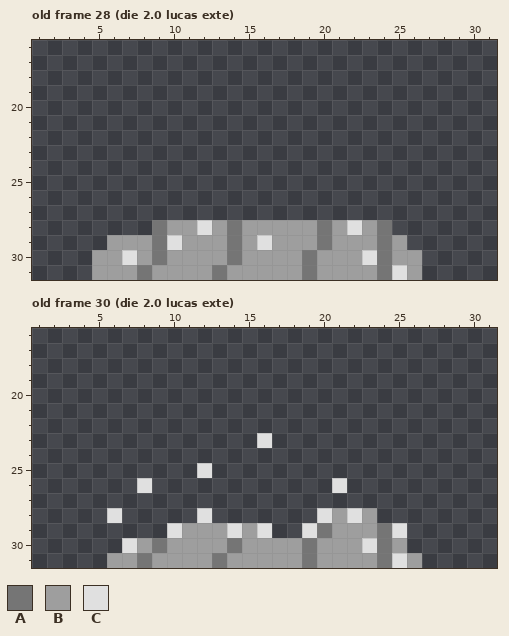
A pixel-art file gets an edit: dots/Aseprite drawings/Enemy01.aseprite. Above: the version before the commit.
32x32 pixels, 32 frames. Shown: old frame 28 (die 2.0 lucas exte): x 1..31, y 16..31; old frame 30 (die 2.0 lucas exte): x 1..31, y 16..31. The commit also changed other frames, which this record leaves out.
Palette (. is transparent): A #757575  B #9e9e9e  C #e0e0e0
Pixels before, old frame 28 (die 2.0 lucas exte), first column x 5:
28 ....ABBCBABBBBBABCBA..
29 .BBBACBBBABCBBBABBBAB.
30 BBCBABBBBABBBBABBBCABB
31 BBBABBBBABBBBBABBBBACB
Pixels before, old frame 30 (die 2.0 lucas exte), first column x 6:
23 ..........C..........
24 .....................
25 ......C..............
26 ..C............C.....
27 .....................
28 C.....C.......CBCB...
29 ....CBBBCBC..CABBBAC.
30 .CBABBBBABBBBABBBCAB.
31 BBABBBBABBBBBABBBBACB
Once edited:
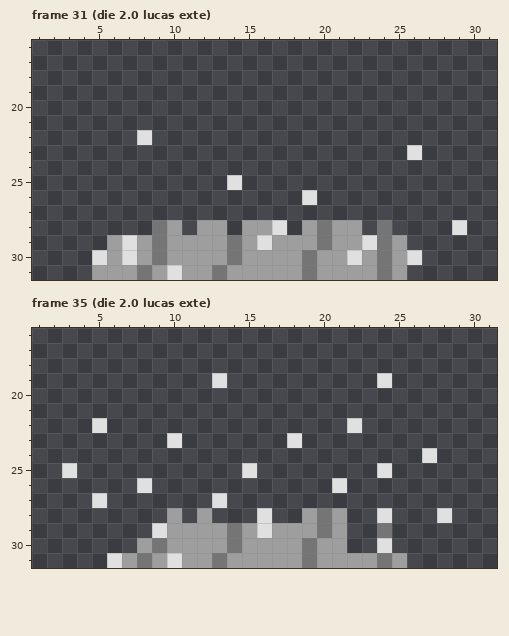
A new or re-ordered frame is compared with the old frame closest to it.
Log entry: Updated the death animation Made it 100x better
The edit:
{"change": "frames 32 -> 48"}
{"change": "frames re-ordered"}
{"where": "frame 31 (die 2.0 lucas exte) against old frame 28 (die 2.0 lucas exte)"}
{"frame":31,"y":22,"x":8,"old":".","new":"C"}
{"frame":31,"y":23,"x":26,"old":".","new":"C"}
{"frame":31,"y":25,"x":14,"old":".","new":"C"}
{"frame":31,"y":26,"x":19,"old":".","new":"C"}
{"frame":31,"y":28,"x":11,"old":"BC","new":".B"}
{"frame":31,"y":28,"x":14,"old":"A","new":"."}
{"frame":31,"y":28,"x":17,"old":"BB","new":"C."}
{"frame":31,"y":28,"x":22,"old":"CB","new":"B."}
{"frame":31,"y":28,"x":29,"old":".","new":"C"}
{"frame":31,"y":29,"x":7,"old":"B","new":"C"}
{"frame":31,"y":29,"x":10,"old":"C","new":"B"}
{"frame":31,"y":29,"x":23,"old":"B","new":"C"}
{"frame":31,"y":30,"x":5,"old":"B","new":"C"}
{"frame":31,"y":30,"x":22,"old":"BC","new":"CB"}
{"frame":31,"y":30,"x":26,"old":"B","new":"C"}
{"frame":31,"y":31,"x":10,"old":"B","new":"C"}
{"frame":31,"y":31,"x":25,"old":"CB","new":"B."}
{"where": "frame 35 (die 2.0 lucas exte) is new; against old frame 30 (die 2.0 lucas exte)"}
{"frame":35,"y":19,"x":13,"old":".","new":"C"}
{"frame":35,"y":19,"x":24,"old":".","new":"C"}
{"frame":35,"y":22,"x":5,"old":".","new":"C"}
{"frame":35,"y":22,"x":22,"old":".","new":"C"}
{"frame":35,"y":23,"x":10,"old":".","new":"C"}
{"frame":35,"y":23,"x":16,"old":"C","new":"."}
{"frame":35,"y":23,"x":18,"old":".","new":"C"}
{"frame":35,"y":24,"x":27,"old":".","new":"C"}
{"frame":35,"y":25,"x":3,"old":".","new":"C"}
{"frame":35,"y":25,"x":12,"old":"C","new":"."}
{"frame":35,"y":25,"x":15,"old":".","new":"C"}
{"frame":35,"y":25,"x":24,"old":".","new":"C"}
{"frame":35,"y":27,"x":5,"old":".","new":"C"}
{"frame":35,"y":27,"x":13,"old":".","new":"C"}
{"frame":35,"y":28,"x":6,"old":"C","new":"."}
{"frame":35,"y":28,"x":10,"old":".","new":"B"}
{"frame":35,"y":28,"x":12,"old":"C","new":"B"}
{"frame":35,"y":28,"x":16,"old":".","new":"C"}
{"frame":35,"y":28,"x":19,"old":".C","new":"BA"}
{"frame":35,"y":28,"x":22,"old":"CB.","new":"..C"}
{"frame":35,"y":28,"x":28,"old":".","new":"C"}
{"frame":35,"y":29,"x":9,"old":".C","new":"CB"}
{"frame":35,"y":29,"x":14,"old":"C","new":"A"}
{"frame":35,"y":29,"x":17,"old":"..C","new":"BBB"}
{"frame":35,"y":29,"x":22,"old":"BB","new":".."}
{"frame":35,"y":29,"x":25,"old":"C","new":"."}
{"frame":35,"y":30,"x":7,"old":"C","new":"."}
{"frame":35,"y":30,"x":22,"old":"BCAB","new":"..C."}
{"frame":35,"y":31,"x":6,"old":"B","new":"C"}
{"frame":35,"y":31,"x":10,"old":"B","new":"C"}
{"frame":35,"y":31,"x":25,"old":"CB","new":"B."}
{"label":"added","picture_box":[137,130,152,145]}
{"label":"added","picture_box":[407,145,422,160]}
{"label":"changed","picture_box":[92,175,467,280]}
{"label":"changed","picture_box":[62,373,452,568]}
